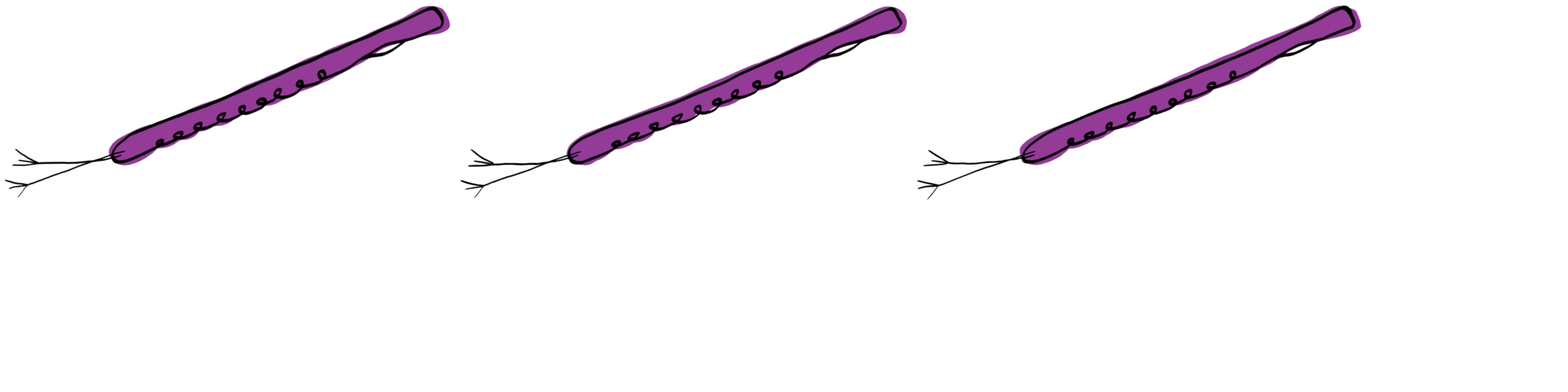
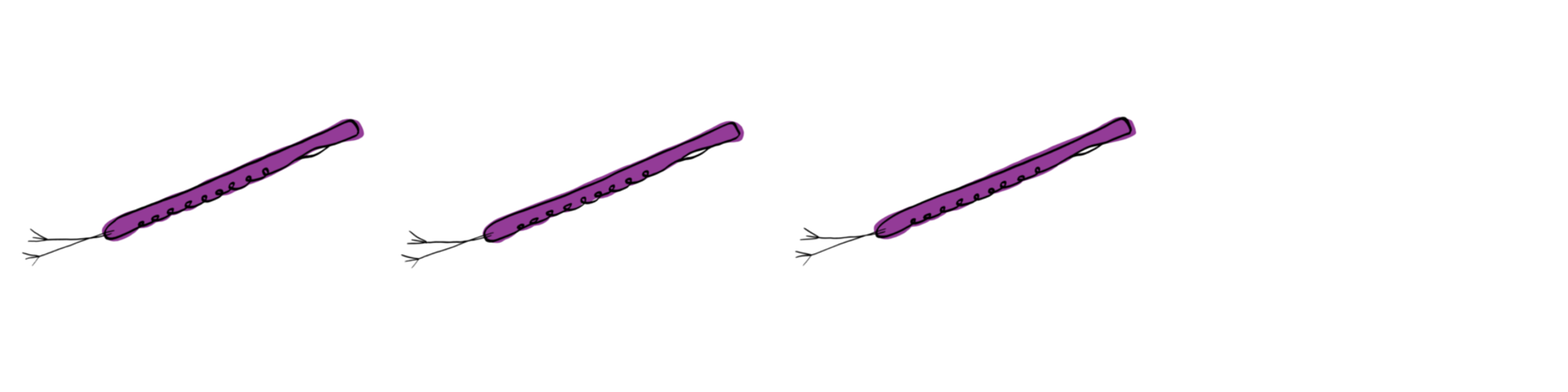
The second 1568×392 image is a revision of the first. Changes to its layers:
removed layer "sheet_Flauta-P-ipad-retina.png" over left=4, top=4, right=1363, bottom=201
added layer "Layer Group #1" above "Layer Group" over left=21, top=115, right=1138, bottom=269
